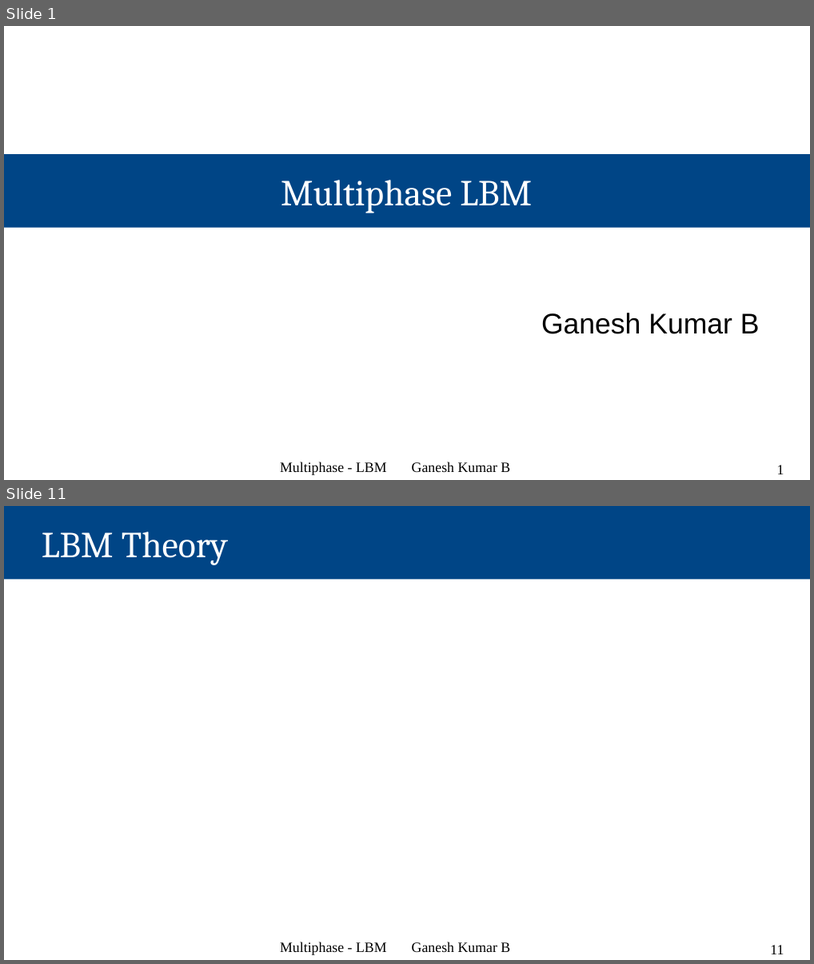
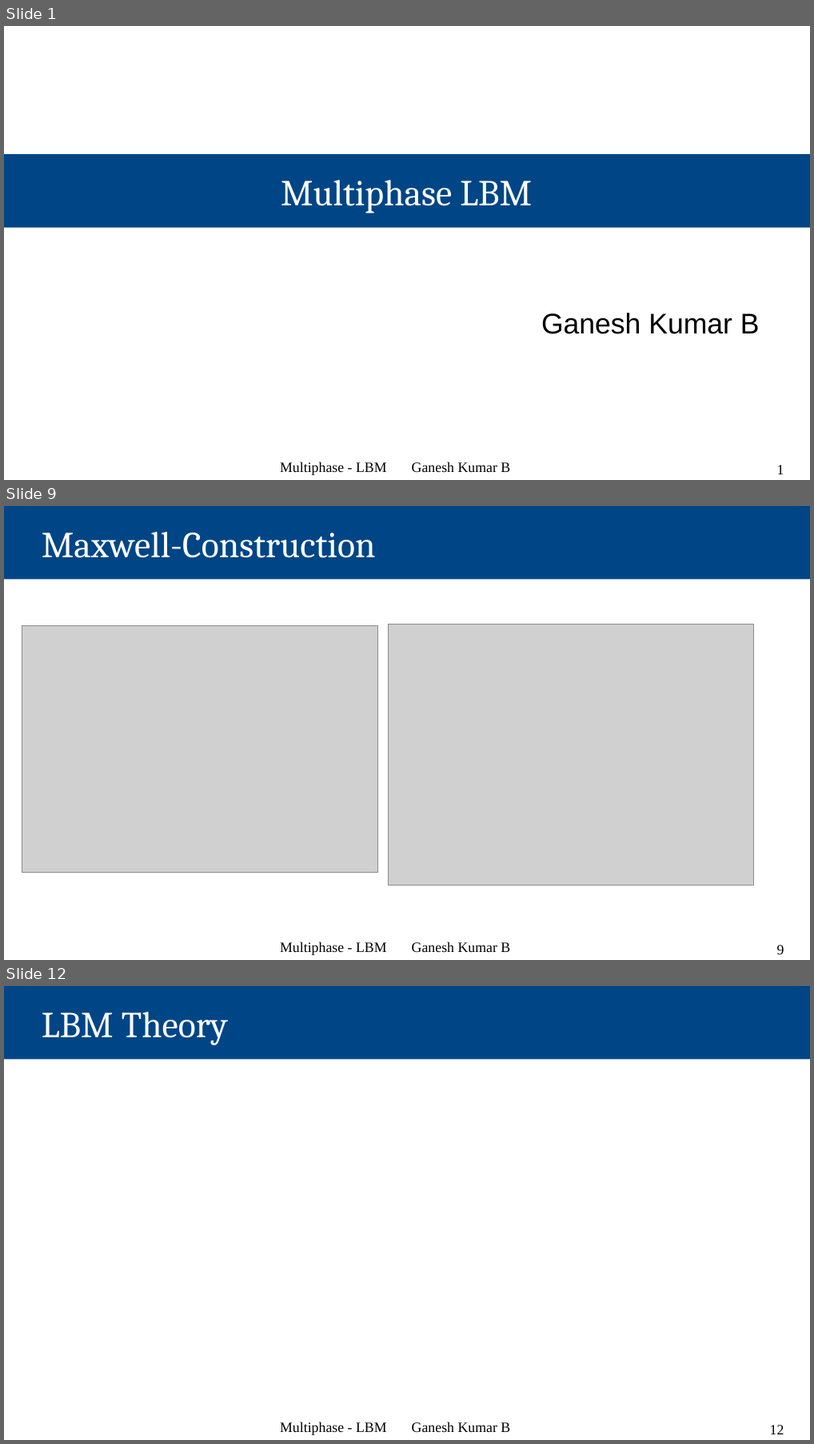
Before and after one commit to Ganesh-Kumar-B/multiphase_ppts, a slide deck: Multiphase_LBM.odp. Shown one above the other, each under a label of ours: slides 1 and 11 before the commit, slides 1, 9 and 12 after it; the slides between them are not shown. The pictures are 814x964 and 814x1444 pixels, drawn with LibreOffice and Linux fonts; fonts in the diff are those of the drawing; grey boxes stand for pictures. Boxes give left, top, right and bottom in pixels: in the first picture for what was removed or moved away, otherwise in the second. Text is boxed around its words. In the diff, an @@ line names an element or a change of style, - is before the commit and + after.

```diff
--- a/Multiphase_LBM.odp
+++ b/Multiphase_LBM.odp
@@ slide 9 added at bbox=[4, 506, 810, 960], background #FFFFFF @@
@@ title added at bbox=[4, 506, 810, 579], fill #004586, 36 pt, text #FFFFFF @@
+Maxwell-Construction
@@ picture added at bbox=[388, 624, 754, 884] @@
@@ picture added at bbox=[22, 626, 378, 872] @@
@@ text added at bbox=[280, 941, 510, 955], 14 pt, text #000000 @@
+Multiphase - LBM Ganesh Kumar B
@@ page number added at bbox=[778, 944, 785, 954], 14 pt, text #000000 @@
+9
@@ what was slide 11 is now slide 12 @@
@@ page number at bbox=[770, 1424, 785, 1434]: text changed @@
-11
+12
```
Also in this commit, not shown: 9 slides changed.
